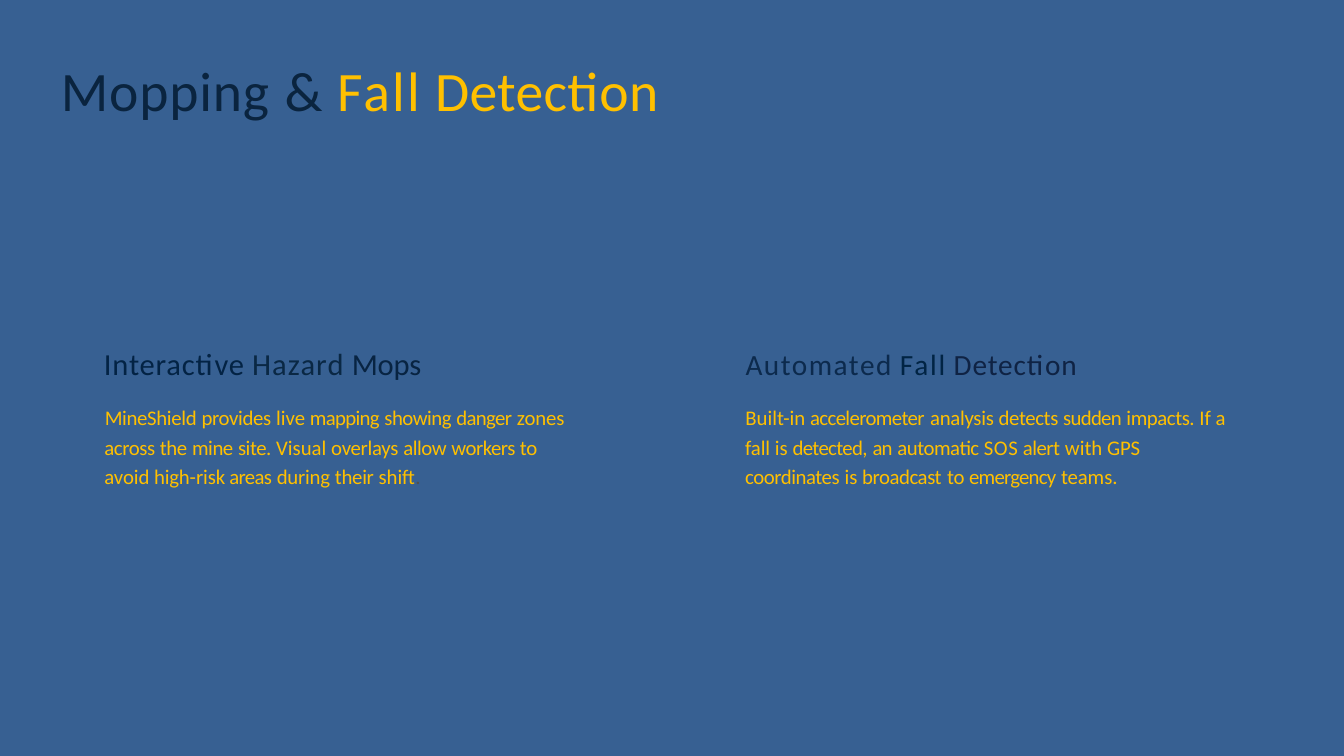
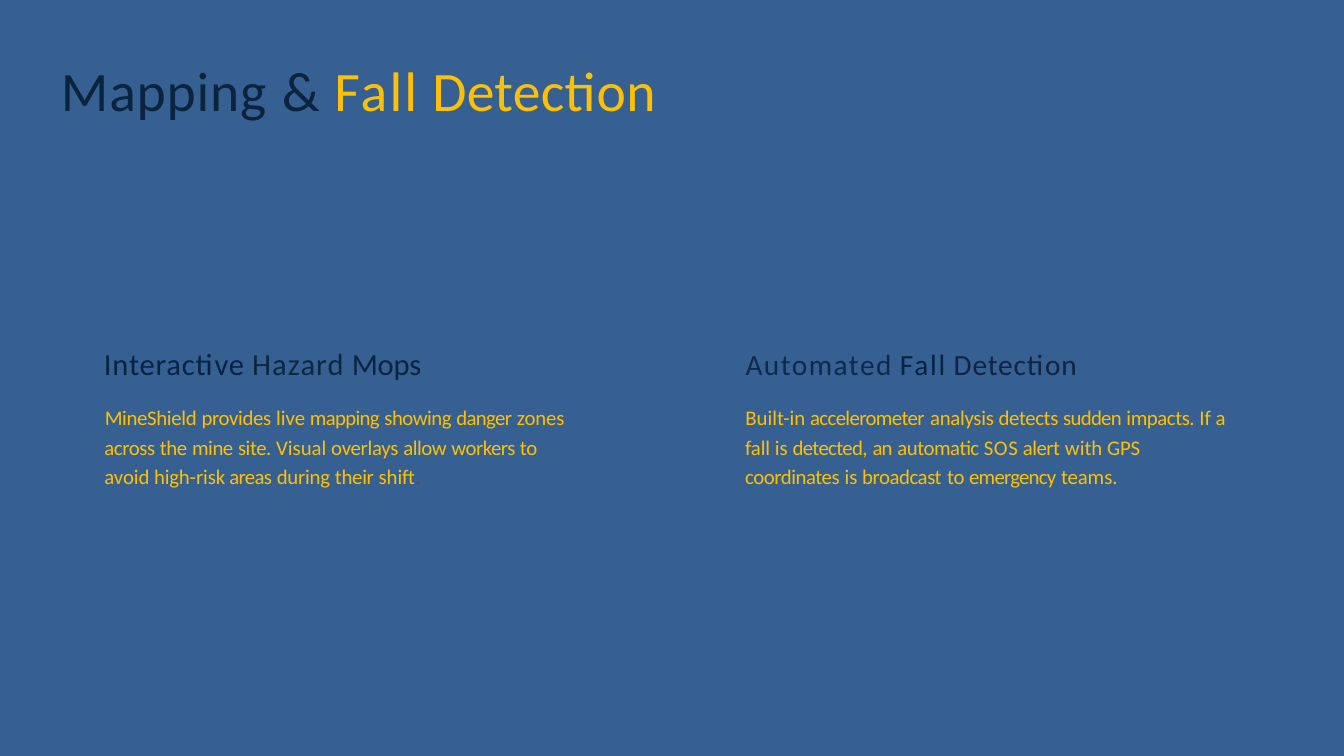
Before and after one commit to raunanehale06-png/UNAM-I3691CP-Group-16-Mineshield, a slide deck: slide 7 of MineShield - Smart Mine Safety.pptx. Drawn at 1344x756 pixels with LibreOffice and Linux fonts; fonts in the diff are those of the drawing. Boxes give left, top, right and bottom in pixels: in the first picture for what was removed or moved away, otherwise in the second. Text is boxed around its words. In the diff, an @@ line names an element or a change of style, - is before the commit and + after.

```diff
--- a/MineShield - Smart Mine Safety.pptx
+++ b/MineShield - Smart Mine Safety.pptx
@@ title at (x1=61, y1=72, x2=655, y2=121): text changed @@
-Mopping & Fall Detection
+Mapping & Fall Detection
```
Also in this commit, not shown: 3 other slides changed.
